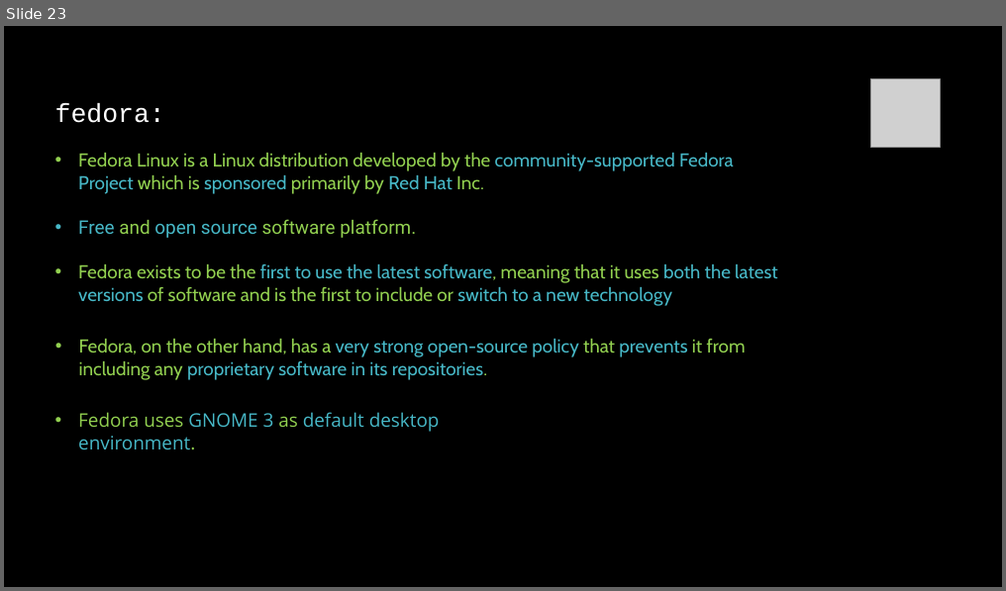
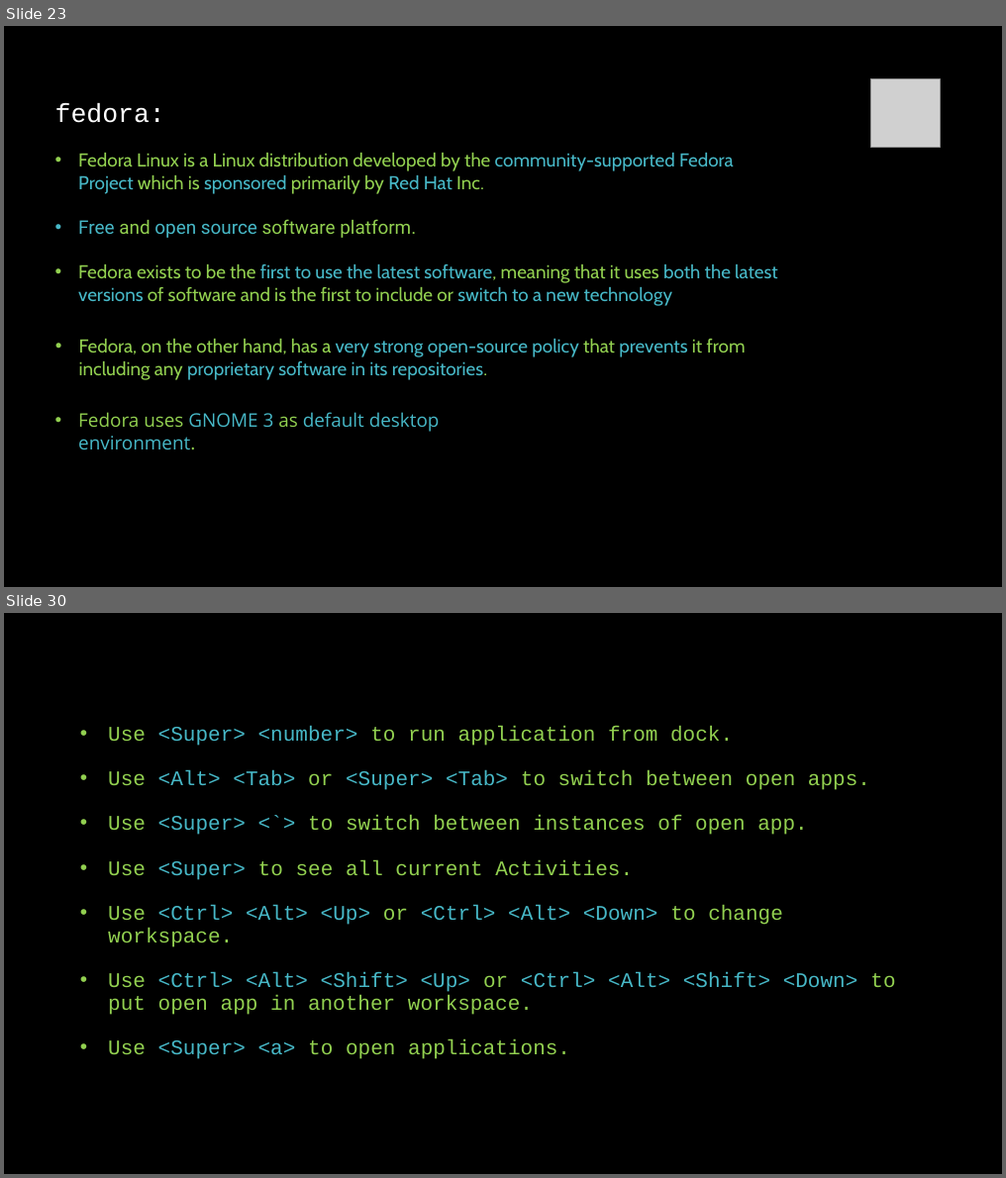
Before and after one commit to linuxfestival/introduction-to-linux-resources, a slide deck: PowerPoint/amirkabir_linux_festival.pptx. Shown one above the other, each under a label of ours: slide 23 before the commit, slides 23 and 30 after it; the slides between them are not shown. The pictures are 1006x591 and 1006x1178 pixels, drawn with LibreOffice and Linux fonts; fonts in the diff are those of the drawing; grey boxes stand for pictures. Boxes give left, top, right and bottom in pixels: in the first picture for what was removed or moved away, otherwise in the second. Text is boxed around its words. In the diff, an @@ line names an element or a change of style, - is before the commit and + after.

```diff
--- a/PowerPoint/amirkabir_linux_festival.pptx
+++ b/PowerPoint/amirkabir_linux_festival.pptx
@@ slide 30 added at [4, 613, 1002, 1174], background #000000 @@
@@ text added at [108, 726, 895, 1059], 20 pt, text #92D050 @@
+• Use <Super> <number> to run application from dock.
+• Use <Alt> <Tab> or <Super> <Tab> to switch between open apps.
+• Use <Super> <`> to switch between instances of open app.
+• Use <Super> to see all current Activities.
+• Use <Ctrl> <Alt> <Up> or <Ctrl> <Alt> <Down> to change workspace.
+• Use <Ctrl> <Alt> <Shift> <Up> or <Ctrl> <Alt> <Shift> <Down> to put open app in another workspace.
+• Use <Super> <a> to open applications.
```
Also in this commit, not shown: 7 other slides added.
